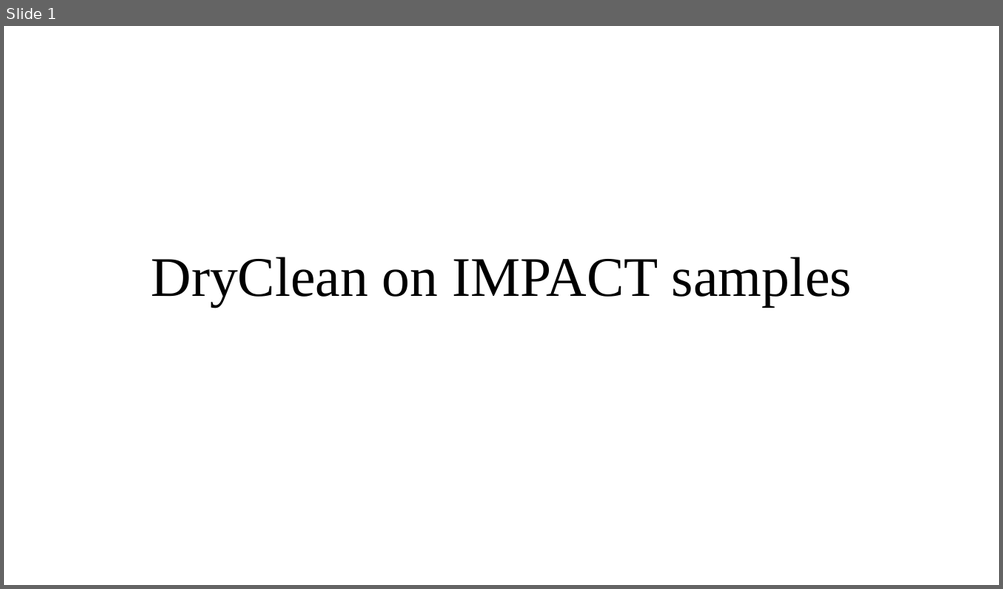
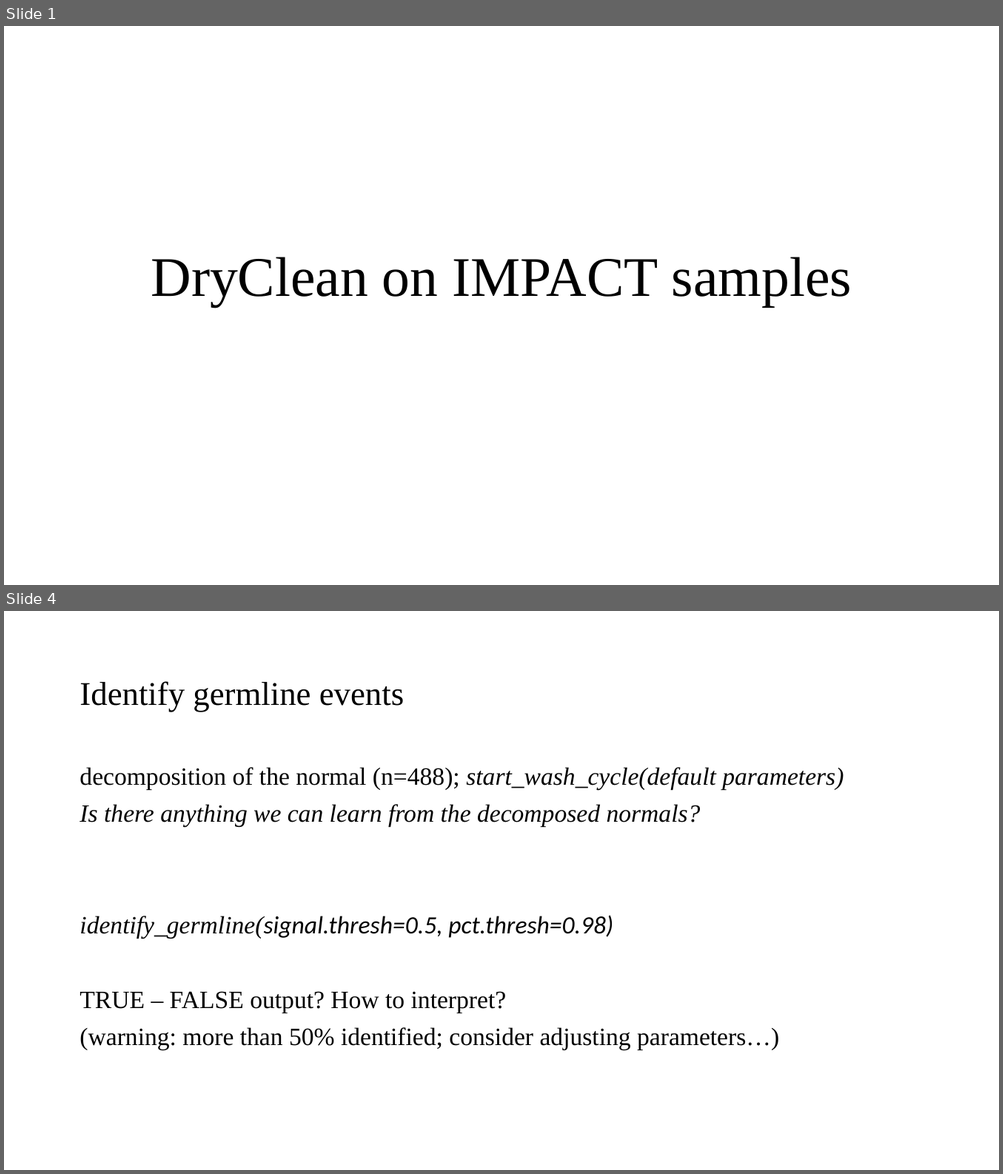
Before and after one commit to chris-kreitzer/DryClean_Facets, a slide deck: IMPACT_DryClean_v1.pptx. Shown one above the other, each under a label of ours: slide 1 before the commit, slides 1 and 4 after it; the slides between them are not shown. The pictures are 1003x589 and 1003x1174 pixels, drawn with LibreOffice and Linux fonts; fonts in the diff are those of the drawing. Boxes give left, top, right and bottom in pixels: in the first picture for what was removed or moved away, otherwise in the second. Text is boxed around its words. In the diff, an @@ line names an element or a change of style, - is before the commit and + after.

```diff
--- a/IMPACT_DryClean_v1.pptx
+++ b/IMPACT_DryClean_v1.pptx
@@ slide 4 added at <box>4,611,999,1170</box>, background #FFFFFF @@
@@ title added at <box>79,681,404,712</box>, 32 pt, text #000000 @@
+Identify germline events
@@ text added at <box>79,767,843,1050</box>, 24 pt, text #000000, italic @@
+decomposition of the normal (n=488); start_wash_cycle(default parameters)
+Is there anything we can learn from the decomposed normals?
+identify_germline(signal.thresh=0.5, pct.thresh=0.98)
+TRUE – FALSE output? How to interpret?
+(warning: more than 50% identified; consider adjusting parameters…)
```
Also in this commit, not shown: 4 slides changed, 2 other slides added, 2 slides removed.
